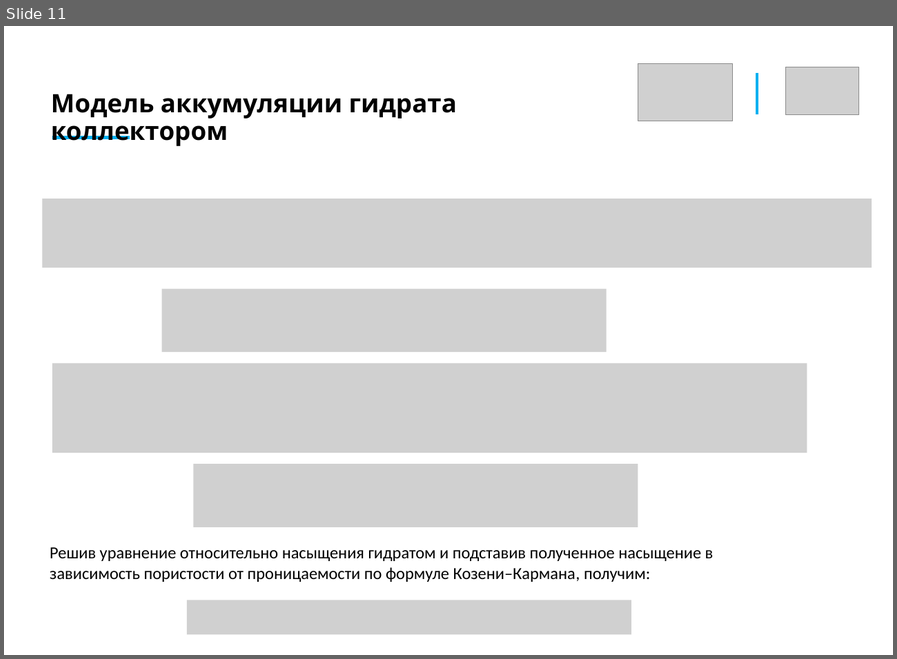
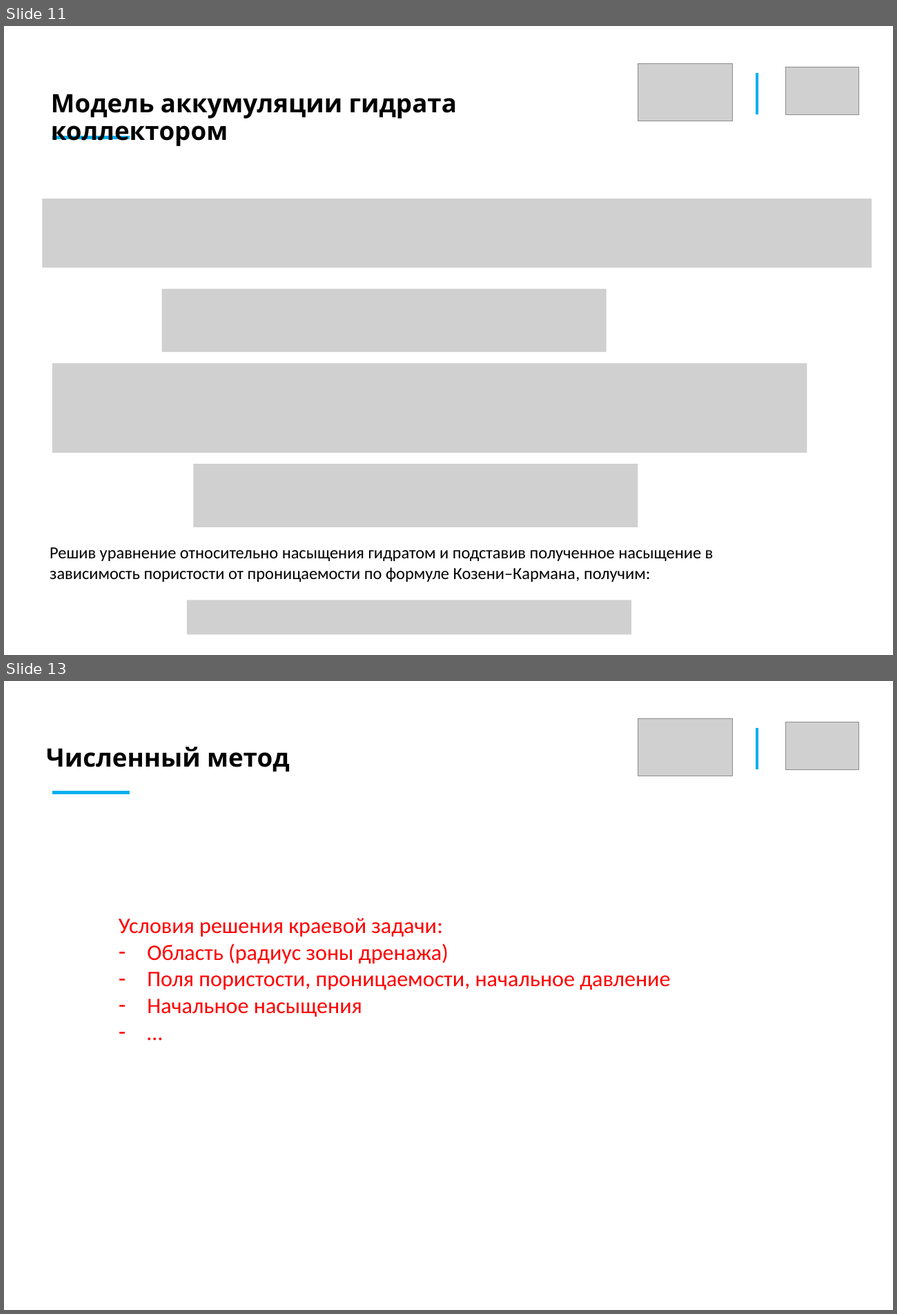
Before and after one commit to AlxndrKlbk/PhD_scriptorium, a slide deck: my_articles/3_course/автореферат/Kolbeko_AB_draft.pptx. Shown one above the other, each under a label of ours: slide 11 before the commit, slides 11 and 13 after it; the slides between them are not shown. The pictures are 897x659 and 897x1314 pixels, drawn with LibreOffice and Linux fonts; fonts in the diff are those of the drawing; grey boxes stand for pictures. Boxes give left, top, right and bottom in pixels: in the first picture for what was removed or moved away, otherwise in the second. Text is boxed around its words. In the diff, an @@ line names an element or a change of style, - is before the commit and + after.

```diff
--- a/my_articles/3_course/автореферат/Kolbeko_AB_draft.pptx
+++ b/my_articles/3_course/автореферат/Kolbeko_AB_draft.pptx
@@ slide 13 added at (4, 681, 893, 1310), background #FFFFFF @@
@@ picture added at (638, 718, 733, 776) @@
@@ picture added at (786, 722, 860, 770) @@
@@ line added from (757, 728) to (757, 769), #00B0F0 2.25 pt @@
@@ text added at (46, 747, 290, 772), 24 pt, text #000000, bold @@
+Численный метод
@@ line added from (53, 793) to (130, 793), #00B0F0 3 pt @@
@@ text added at (119, 918, 670, 1017), 21 pt, text #FF0000 @@
+Условия решения краевой задачи:
+– Область (радиус зоны дренажа)
+– Поля пористости, проницаемости, начальное давление
+– Начальное насыщения
+– …
```
Also in this commit, not shown: 5 slides changed, 2 other slides added, 2 slides removed, 2 other files.
